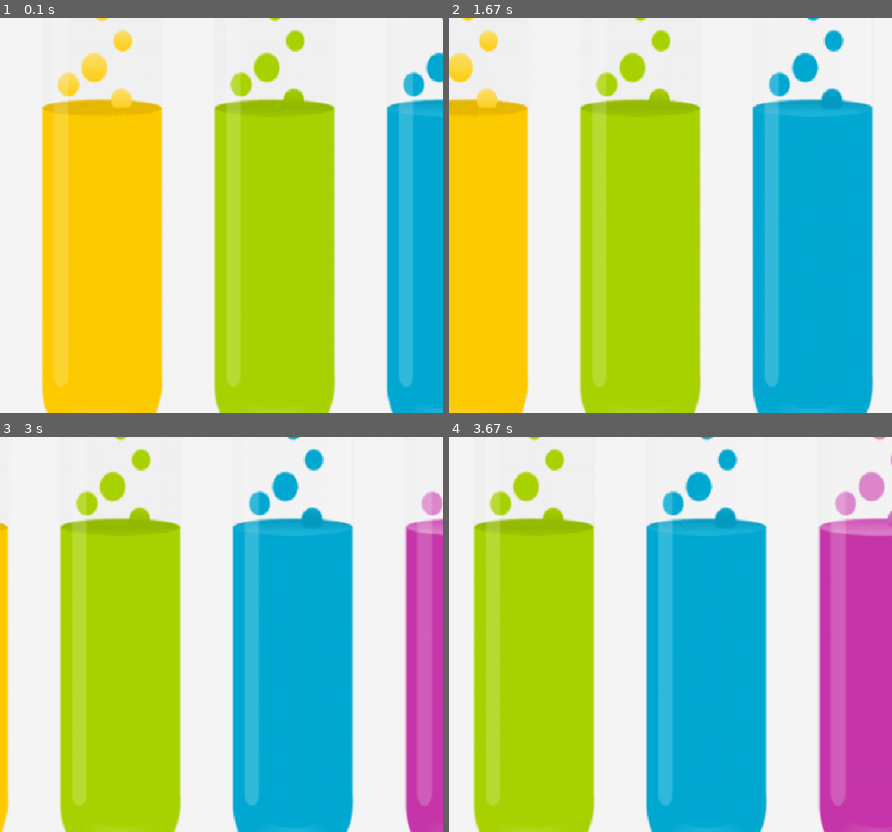
Above: before the commit, frames 1-4 (two rows, left to right).
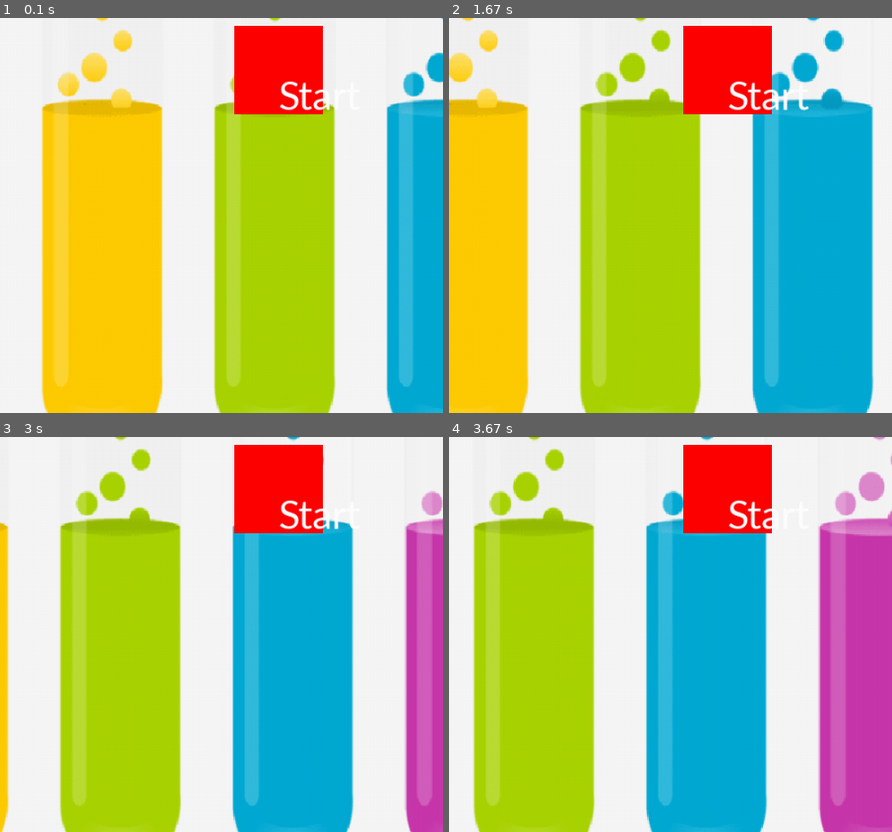
Above: after the commit, the same moments.

Repository: MiracleSheep/Python_Pygame_TestTubeGame
Game: pygame game, started from TestTubeGame.py
The game is run twice, just before and just after one commit, with the same random seed, the same clock (stepped at 60 frames per second) and the same inputs.
Inputs:
- Up to frame 1 (0.1 s): no input
- Up to frame 2 (1.67 s): no input
- Up to frame 3 (3 s): no input
- Up to frame 4 (3.67 s): no input
The pictures show only the part of the screen within x 19-69%, y 44-94%; the shares and areas given below are measured in that part.

The runs differ from the first frame. In frame 1, 4.4% of the frame differs, in the area x 52-76%, y 1-25%; in frame 2, 4.5%, in the area x 52-82%, y 1-25%; in frame 3, 4.5%; in frame 4, 4.4%.

Commit message:
Updated the gui class and the main draw loop. Added the start button to the opening screen

Diff:
--- a/TestTubeGame.py
+++ b/TestTubeGame.py
@@ -74,9 +74,6 @@
     # This variable is responsible for any moving background
     background_position_x = 0
 
-    # This variable will be used to keep track of what menu the game is on
-    Menu_Number = 0
-
     # This is the while loop that controls the game
     run = True
     while run:
@@ -90,7 +87,7 @@
                 run = False
 
         # This is a row of if statements that check what the menu number is
-        if Menu_Number == 0:
+        if Graphical_User_Interface.Menu_Number == 0:
             background_position_x = Graphical_User_Interface.opening_screen(background_position_x)
 
         pygame.display.update()
--- a/button.py
+++ b/button.py
@@ -28,9 +28,10 @@
 
         #Drawing in the text
         # defining a font
-        smallfont = pygame.font.SysFont('Corbel', [self.width/2])
+        pygame.font.init()
+        smallfont = pygame.font.SysFont('Corbel', self.width//2)
         text = smallfont.render(self.text, True, self.textcolour)
-        TestTubeGame.WINDOW.blit(text, (self.x + self.width, self.y + self.length))
+        TestTubeGame.WINDOW.blit(text, (self.x + self.width//2, self.y + self.length//2))
 
     # This method will be used to detect if a button is clicked
     def isclicked(self):
--- a/gui.py
+++ b/gui.py
@@ -4,13 +4,15 @@
 import pygame
 import TestTubeGame
 import os
+import button
 
 #initializing the main class for the gui
 class Gui:
 
     #Init method
     def __init__(self):
-        pass
+        self.Menu_Number = 0
+
 
     # This method draws the opening screen
     def opening_screen(self, background_position):
@@ -30,4 +32,11 @@
             pos_x = 0
 
 
+        #Creating the menu button
+        start_button = button.Button(TestTubeGame.WIDTH//2 - 50, TestTubeGame.HEIGHT//2 - 50, 100, 100, [255,0,0], "Start", [255,255,255])
+        start_button.draw_button()
+
+        if start_button.isclicked():
+            self.Menu_Number = 1
+
         return pos_x
